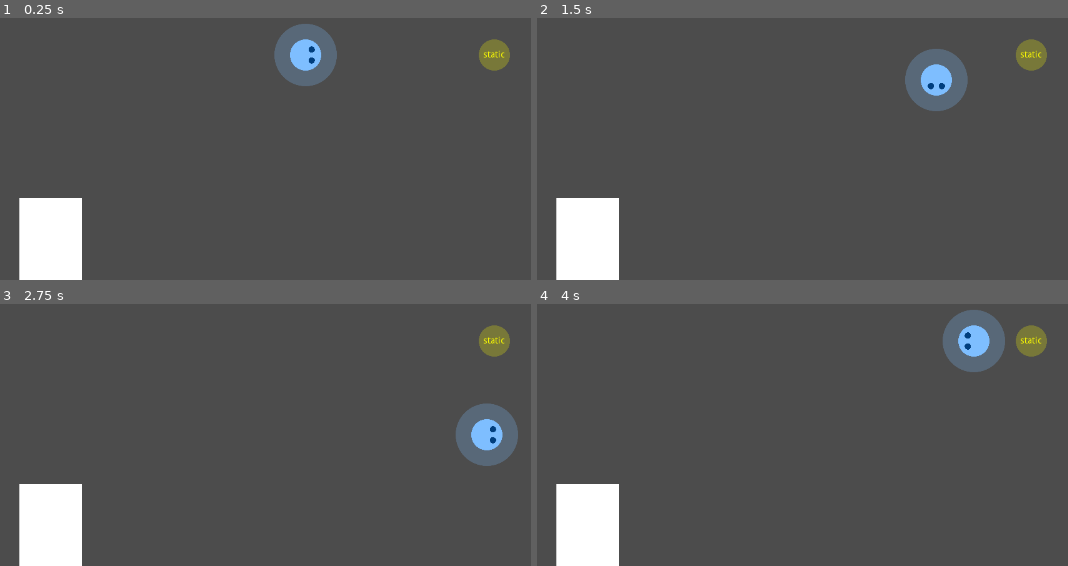
Above: before the commit, frames 1-4 (two rows, left to right).
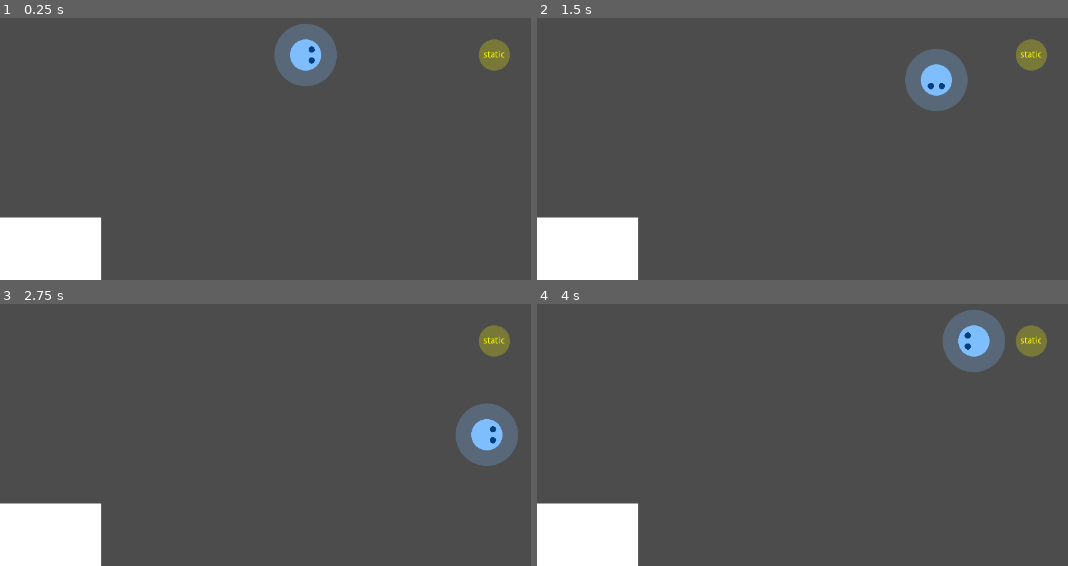
Above: after the commit, the same moments.

Repository: saimukzi/NfaoPoSim
Game: Godot game, scene res://DebugStage/DebugStage.tscn
Two runs of this game, one before a commit and one after it. Both use one fixed random seed, a clock stepped at 60 frames per second and the inputs below. Sound files missing from this copy of the repository are replaced by a short silence.
Inputs:
- Up to frame 1 (0.25 s): no input
- Up to frame 2 (1.5 s): tap Enter at 0.5 s; hold Right (game_right) 0.53-1.28 s; hold Z (game_eat) 0.53-1.28 s; hold Down (game_down) from 1.28 s (still down); tap Z (game_eat) at 1.35 s
- Up to frame 3 (2.75 s): release Down (game_down) at 2.03 s; hold Right (game_right) from 2.03 s (still down); hold Z (game_eat) from 2.03 s (still down)
- Up to frame 4 (4 s): release Right (game_right) at 2.78 s; release Z (game_eat) at 2.78 s; hold Up (game_up) 2.78-3.53 s; tap Z (game_eat) at 2.85 s; hold Left (game_left) from 3.53 s (still down); hold Z (game_eat) from 3.53 s (still down)

The runs differ from the first frame. In frame 1, 2.7% of the frame differs, in the area x 0-20%, y 68-100%; in frame 2, 2.7%; in frame 3, 2.7%; in frame 4, 2.7%.

Commit message:
fix flag rotation

Diff:
--- a/GameBase/GameBase.tscn
+++ b/GameBase/GameBase.tscn
@@ -28,6 +28,9 @@
 
 [node name="PathFollow2D" type="PathFollow2D" parent="Map/LeftFlag/Path2D"]
 position = Vector2( 81, -50 )
+rotate = false
+cubic_interp = false
+loop = false
 
 [node name="Flag" type="Node2D" parent="Map/LeftFlag/Path2D/PathFollow2D"]
 
